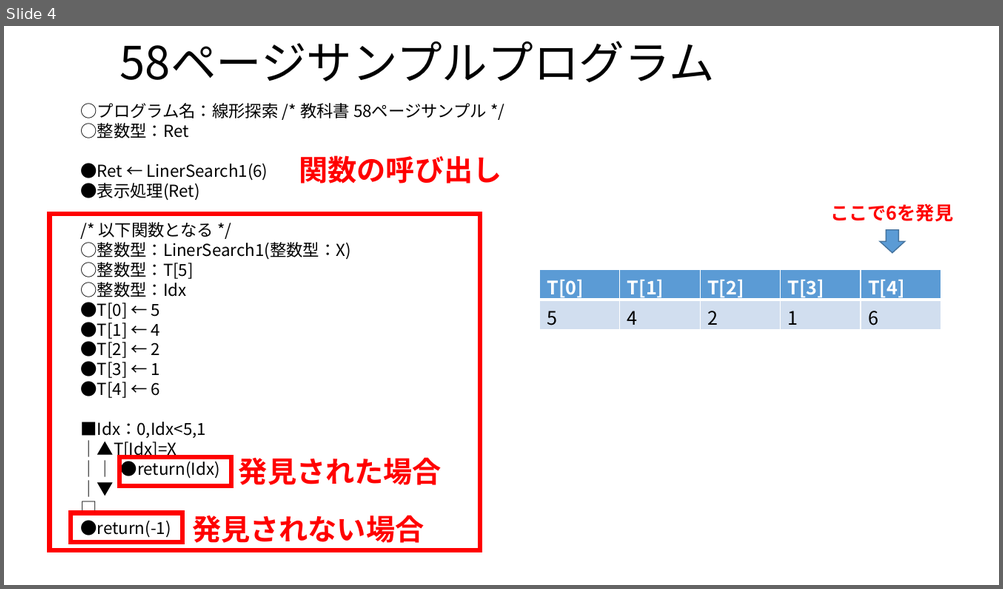
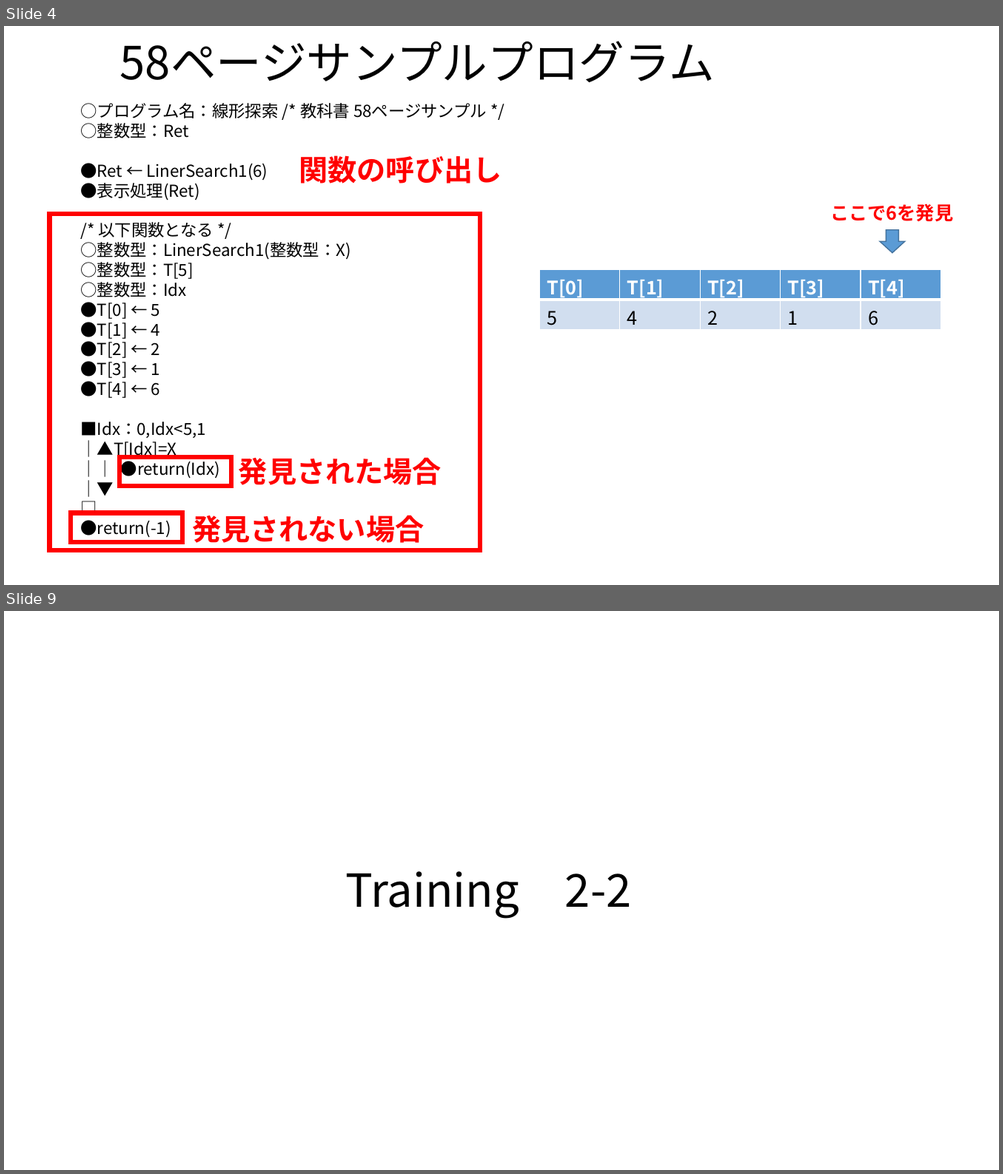
Before and after one commit to masakage/algorithm, a slide deck: docs/第10回探索アルゴリズム.pptx. Shown one above the other, each under a label of ours: slide 4 before the commit, slides 4 and 9 after it; the slides between them are not shown. The pictures are 1003x589 and 1003x1174 pixels, drawn with LibreOffice and Linux fonts; fonts in the diff are those of the drawing. Boxes give left, top, right and bottom in pixels: in the first picture for what was removed or moved away, otherwise in the second. Text is boxed around its words. In the diff, an @@ line names an element or a change of style, - is before the commit and + after.

```diff
--- a/docs/第10回探索アルゴリズム.pptx
+++ b/docs/第10回探索アルゴリズム.pptx
@@ slide 9 added at [4,611,999,1170], background #FFFFFF @@
@@ title added at [346,871,632,919], 44 pt, text #000000 @@
+Training 2-2
```
Also in this commit, not shown: 1 slide changed, 4 other slides added, 2 other files.
